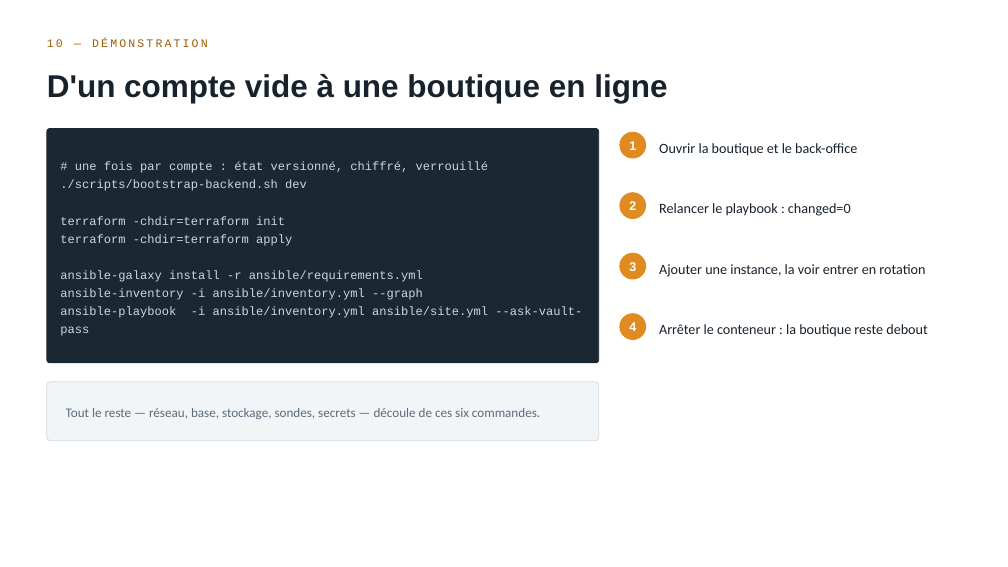
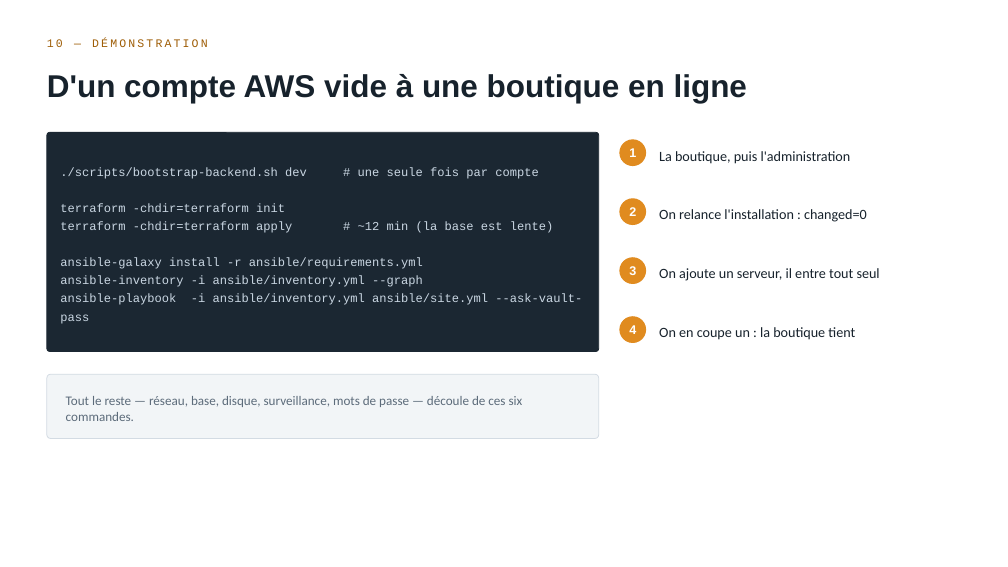
Before and after one commit to rayenebnt/5HASH, a slide deck: slide 11 of docs/soutenance-5hash.pptx. Drawn at 1008x567 pixels with LibreOffice and Linux fonts; fonts in the diff are those of the drawing. Boxes give left, top, right and bottom in pixels: in the first picture for what was removed or moved away, otherwise in the second. Text is boxed around its words. In the diff, an @@ line names an element or a change of style, - is before the commit and + after.

```diff
--- a/docs/soutenance-5hash.pptx
+++ b/docs/soutenance-5hash.pptx
@@ text at <box>47,74,747,103</box>: text changed @@
-D'un compte vide à une boutique en ligne
+D'un compte AWS vide à une boutique en ligne
@@ rounded rectangle at <box>47,132,599,352</box>: proportions changed @@
@@ rounded rectangle: place and size @@
-rounded rectangle at <box>47,129,599,363</box>
+rounded rectangle at <box>47,132,599,352</box>
@@ text "1": place and size @@
-text "1" at <box>629,141,636,150</box>
+text "1" at <box>629,148,636,157</box>
@@ ellipse: place and size @@
-ellipse at <box>620,132,646,158</box>
+ellipse at <box>620,140,646,166</box>
@@ text at <box>60,167,539,179</box>: text changed @@
-# une fois par compte : état versionné, chiffré, verrouillé
-./scripts/bootstrap-backend.sh dev
+./scripts/bootstrap-backend.sh dev # une seule fois par compte
@@ text at <box>659,151,851,164</box>: text changed @@
-Ouvrir la boutique et le back-office
+La boutique, puis l'administration
@@ 2 texts, 2 ellipses: place and size @@
-2 texts, 2 ellipses at <box>620,193,646,279</box>
+2 texts, 2 ellipses at <box>620,199,646,284</box>
@@ text at <box>659,209,867,222</box>: text changed @@
-Relancer le playbook : changed=0
+On relance l'installation : changed=0
@@ text at <box>60,221,553,233</box>: text changed @@
-terraform -chdir=terraform apply
+terraform -chdir=terraform apply # ~12 min (la base est lente)
@@ text at <box>659,268,880,281</box>: text changed @@
-Ajouter une instance, la voir entrer en rotation
+On ajoute un serveur, il entre tout seul
@@ text at <box>659,327,855,340</box>: text changed @@
-Arrêter le conteneur : la boutique reste debout
+On en coupe un : la boutique tient
@@ rounded rectangle: place and size @@
-rounded rectangle at <box>47,382,599,441</box>
+rounded rectangle at <box>47,374,599,439</box>
@@ rounded rectangle at <box>47,374,599,439</box>: proportions changed @@
@@ text at <box>66,396,523,421</box>: text changed @@
-Tout le reste — réseau, base, stockage, sondes, secrets — découle de ces six commandes.
+Tout le reste — réseau, base, disque, surveillance, mots de passe — découle de ces six commandes.
```
Also in this commit, not shown: 6 other slides changed, 5 slides added, 5 slides removed, 2 other files.
